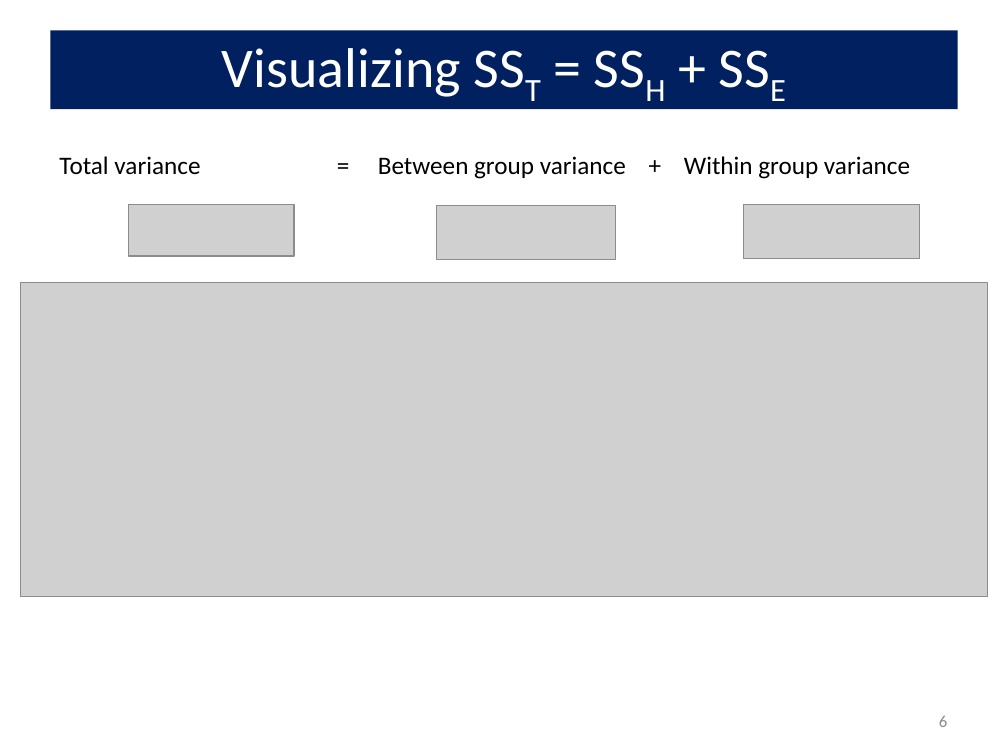
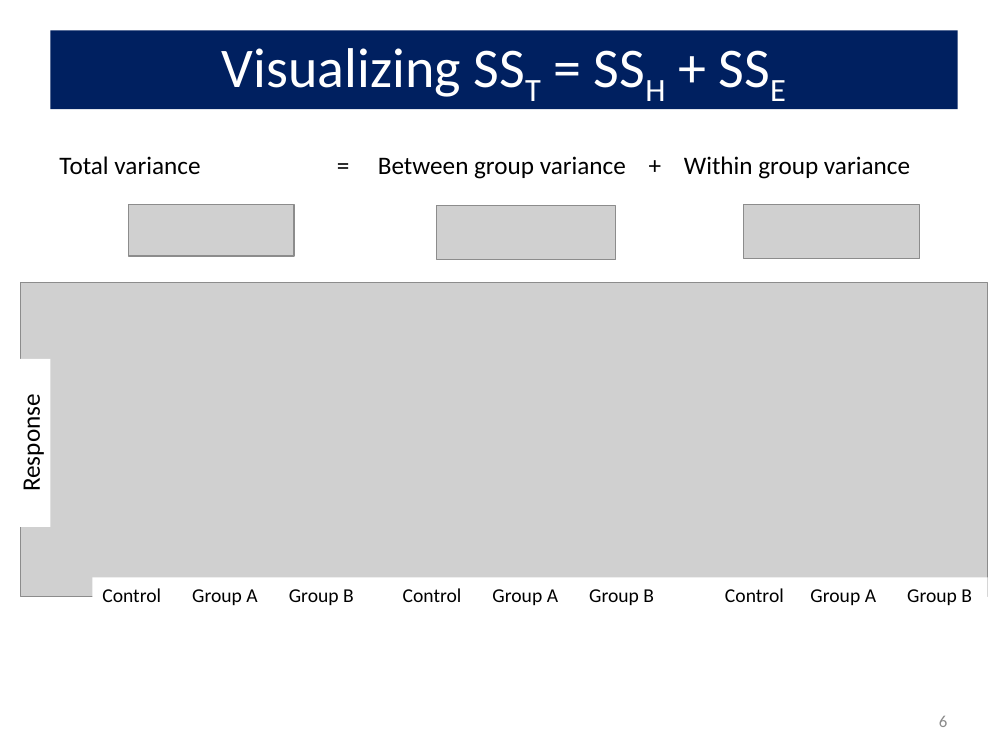
Before and after one commit to friendly/VisMLM-course, a slide deck: slide 6 of lectures/lecture2.pptx. Drawn at 1008x756 pixels with LibreOffice and Linux fonts; fonts in the diff are those of the drawing; grey boxes stand for pictures. Boxes give left, top, right and bottom in pixels: in the first picture for what was removed or moved away, otherwise in the second. Text is boxed around its words. In the diff, an @@ line names an element or a change of style, - is before the commit and + after.

```diff
--- a/lectures/lecture2.pptx
+++ b/lectures/lecture2.pptx
@@ rectangle added at [10,358,50,527], fill #FFFFFF, 18 pt, text #000000 @@
+Response
@@ rectangle added at [93,578,988,612], fill #FFFFFF, 14 pt, text #000000 @@
+Control Group A Group B Control Group A Group B Control Group A Group B
```
Also in this commit, not shown: 4 other slides changed, 3 slides added, 10 other files.
